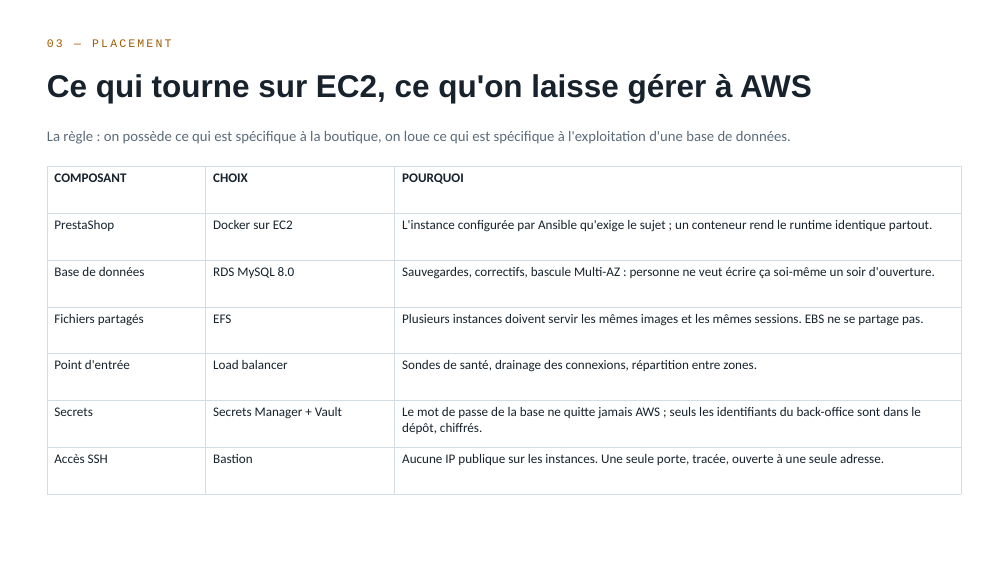
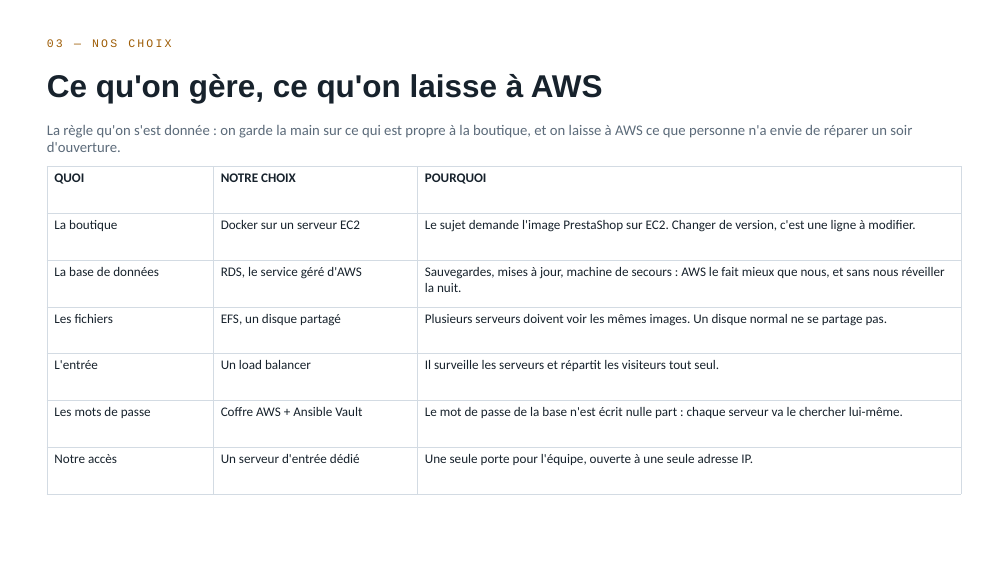
Before and after one commit to rayenebnt/5HASH, a slide deck: slide 4 of docs/soutenance-5hash.pptx. Drawn at 1008x567 pixels with LibreOffice and Linux fonts; fonts in the diff are those of the drawing. Boxes give left, top, right and bottom in pixels: in the first picture for what was removed or moved away, otherwise in the second. Text is boxed around its words. In the diff, an @@ line names an element or a change of style, - is before the commit and + after.

```diff
--- a/docs/soutenance-5hash.pptx
+++ b/docs/soutenance-5hash.pptx
@@ text at <box>47,39,171,47</box>: text changed @@
-03 — PLACEMENT
+03 — NOS CHOIX
@@ text at <box>47,74,603,103</box>: text changed @@
-Ce qui tourne sur EC2, ce qu'on laisse gérer à AWS
+Ce qu'on gère, ce qu'on laisse à AWS
@@ text at <box>47,125,912,152</box>: text changed @@
-La règle : on possède ce qui est spécifique à la boutique, on loue ce qui est spécifique à l'exploitation d'une base de données.
+La règle qu'on s'est donnée : on garde la main sur ce qui est propre à la boutique, et on laisse à AWS ce que personne n'a envie de réparer un soir d'ouverture.
@@ table at <box>47,166,961,469</box> @@
-row 1, column 1: COMPOSANT
+row 1, column 1: QUOI
-row 1, column 2: CHOIX
+row 1, column 2: NOTRE CHOIX
-row 2: PrestaShop | Docker sur EC2 | L'instance configurée par Ansible qu'exige le sujet ; un conteneur rend le runtime identique partout.
+row 2: La boutique | Docker sur un serveur EC2 | Le sujet demande l'image PrestaShop sur EC2. Changer de version, c'est une ligne à modifier.
-row 3: Base de données | RDS MySQL 8.0 | Sauvegardes, correctifs, bascule Multi-AZ : personne ne veut écrire ça soi-même un soir d'ouverture.
+row 3: La base de données | RDS, le service géré d'AWS | Sauvegardes, mises à jour, machine de secours : AWS le fait mieux que nous, et sans nous réveiller la nuit.
-row 4: Fichiers partagés | EFS | Plusieurs instances doivent servir les mêmes images et les mêmes sessions. EBS ne se partage pas.
+row 4: Les fichiers | EFS, un disque partagé | Plusieurs serveurs doivent voir les mêmes images. Un disque normal ne se partage pas.
-row 5: Point d'entrée | Load balancer | Sondes de santé, drainage des connexions, répartition entre zones.
+row 5: L'entrée | Un load balancer | Il surveille les serveurs et répartit les visiteurs tout seul.
-row 6: Secrets | Secrets Manager + Vault | Le mot de passe de la base ne quitte jamais AWS ; seuls les identifiants du back-office sont dans le dépôt, chiffrés.
+row 6: Les mots de passe | Coffre AWS + Ansible Vault | Le mot de passe de la base n'est écrit nulle part : chaque serveur va le chercher lui-même.
-row 7: Accès SSH | Bastion | Aucune IP publique sur les instances. Une seule porte, tracée, ouverte à une seule adresse.
+row 7: Notre accès | Un serveur d'entrée dédié | Une seule porte pour l'équipe, ouverte à une seule adresse IP.
```
Also in this commit, not shown: 6 other slides changed, 5 slides added, 5 slides removed, 2 other files.
